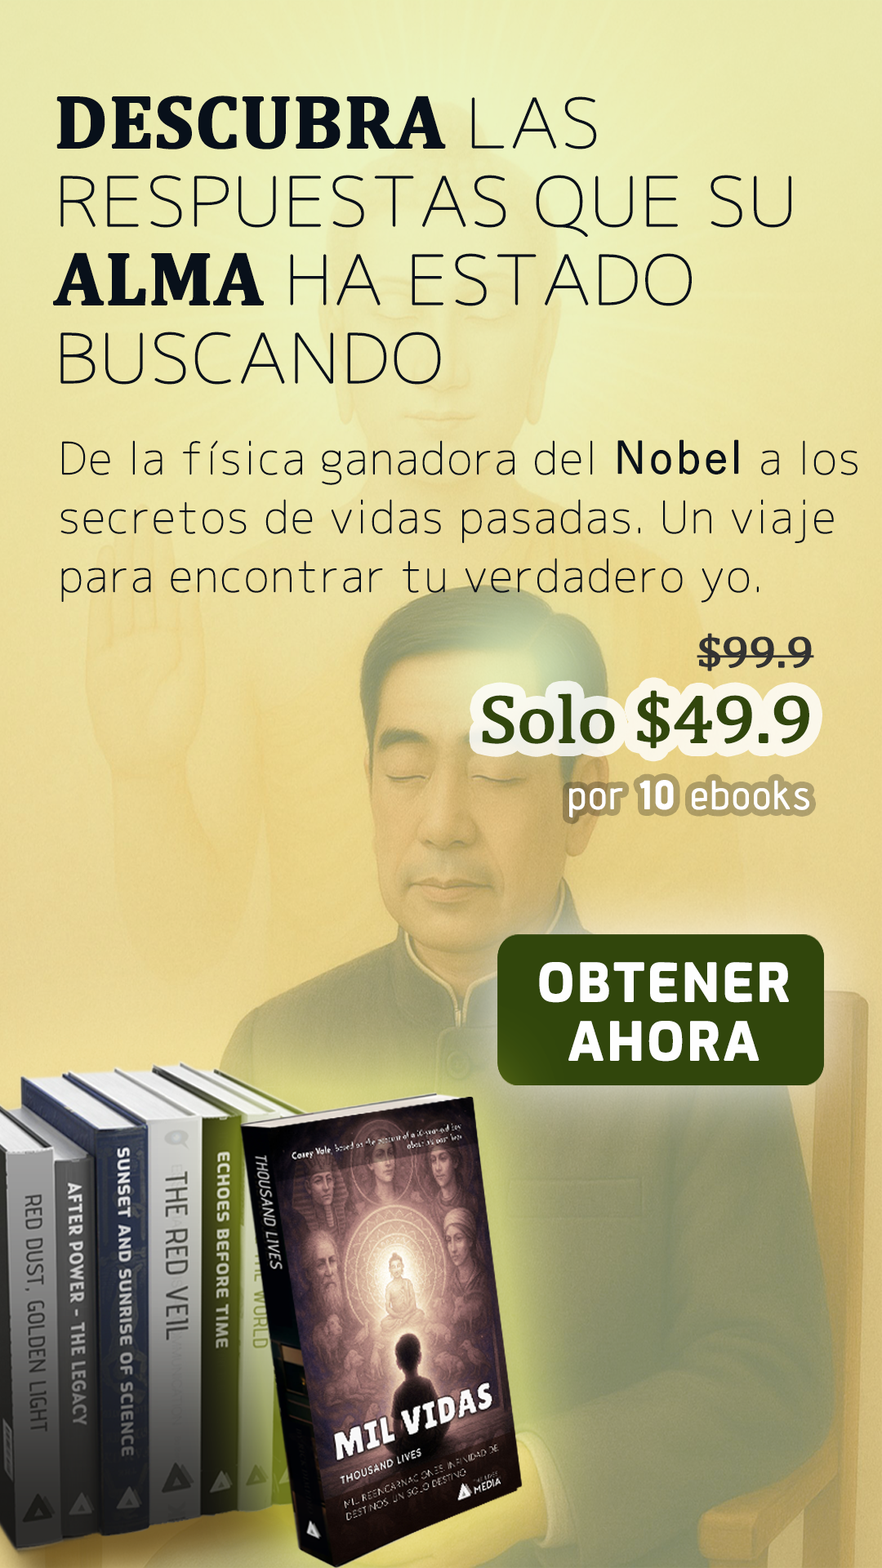
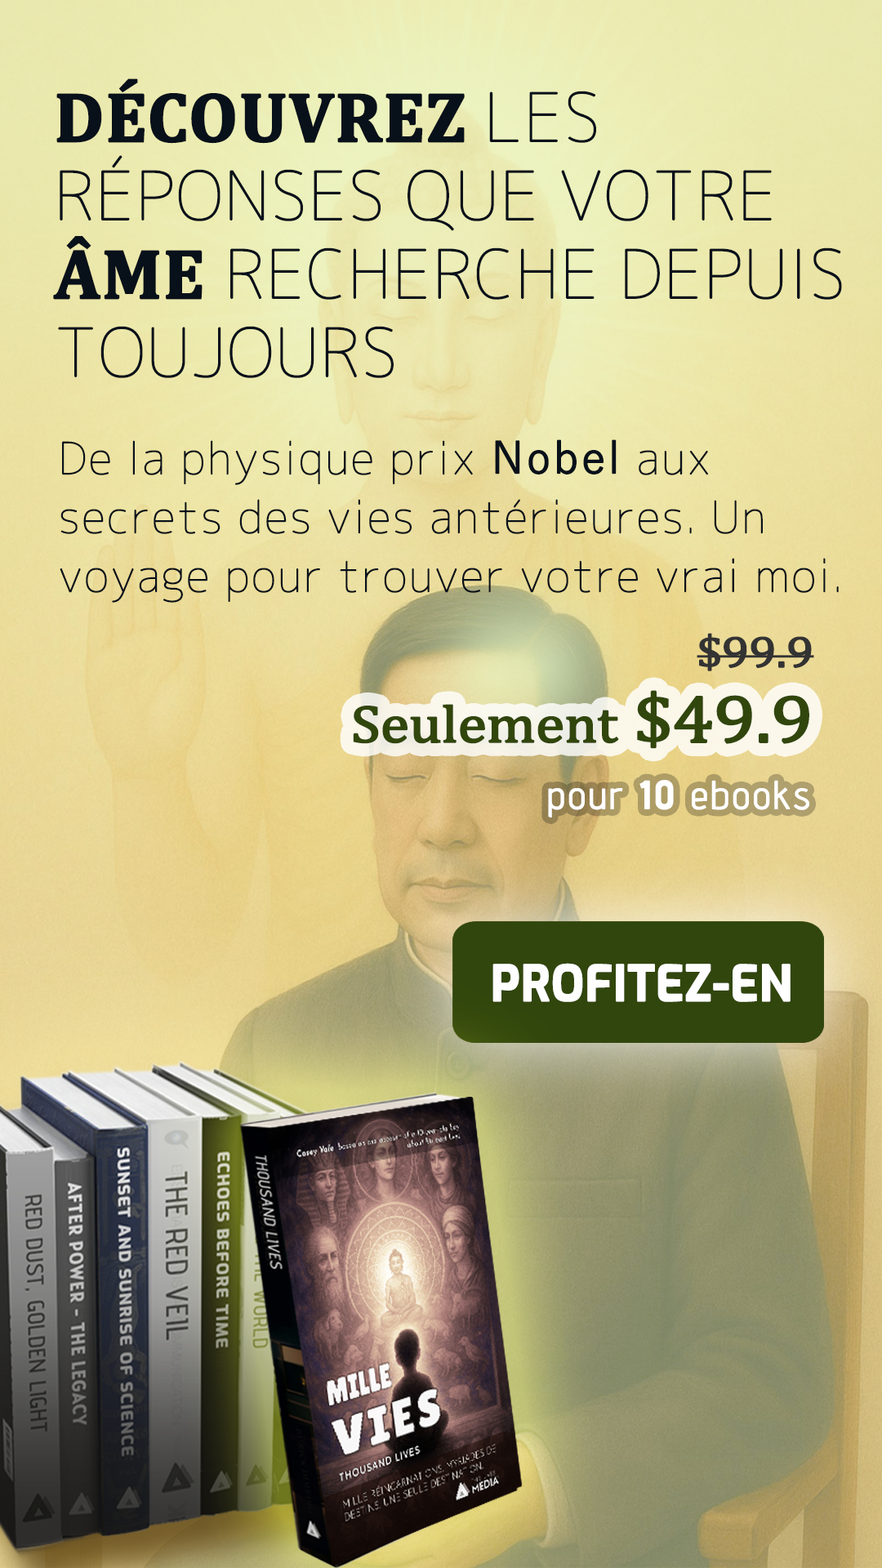
Layered file, before and after one edit (882x1568). Changes by layer:
renamed "DESCUBRA LAS RESPUESTAS QUE SU ALMA HA ESTADO BUSCANDO" to "DÉCOUVREZ LES RÉPONSES QUE VOTRE ÂME RECHERCHE DEPUIS TOUJOURS", painted on it over [left=53, top=78, right=842, bottom=385]
painted on "Ancient history, secret politics, and the" over [left=59, top=439, right=858, bottom=603]
painted on "ONLY $49.90" over [left=352, top=693, right=789, bottom=744]
painted on "For 10 ebooks" over [left=547, top=788, right=744, bottom=819]
added layer "Layer 6" above "Layer 5" over [left=274, top=1099, right=516, bottom=1565]
renamed "OBTENER AHORA" to "PROFITEZ-EN", painted on it over [left=492, top=962, right=791, bottom=1062]
hid "button_bg copy 2" over [left=497, top=934, right=825, bottom=1086]
added layer "button_bg copy 3" above "button_bg copy" over [left=452, top=921, right=825, bottom=1043]